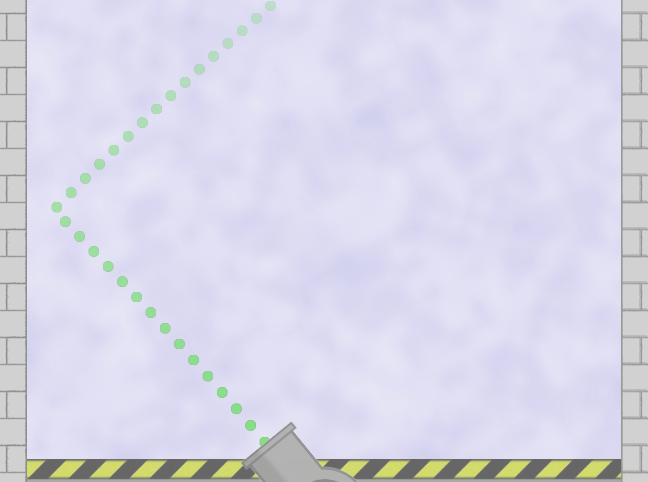
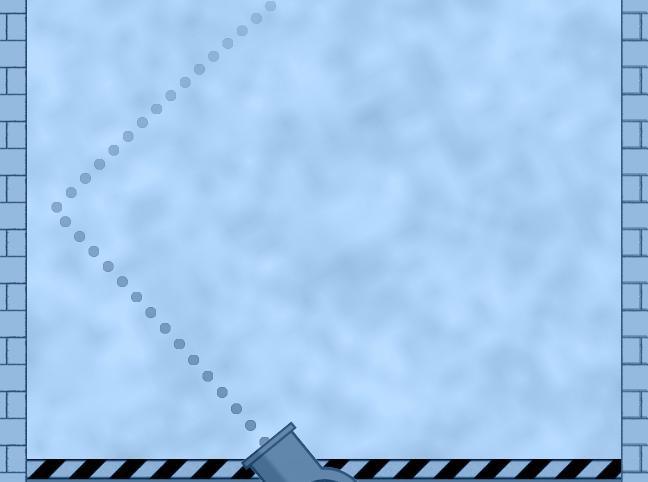
The second 648×482 image is a revision of the first. Changes to its layers:
added layer "Layer 2" (color) above "Layer 1" over [0, 0, 648, 482]
"Layer 1": opacity 60% → 100% over [0, 0, 648, 482]
